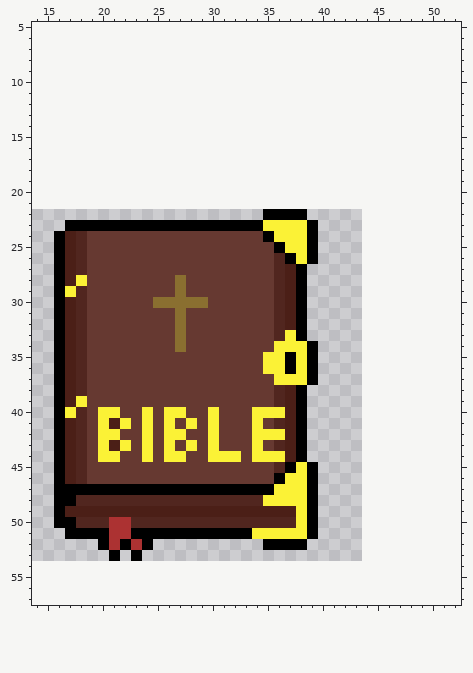
Two versions of one pixel-art file, Assets/Sprite/Objects/Bible.aseprite. This is how it looked before the edit.
32x32 pixels, 1 frame. Shown: x 14..52, y 5..57. The old version is drawn lined up with the new one, on the new canvas.
After the commit:
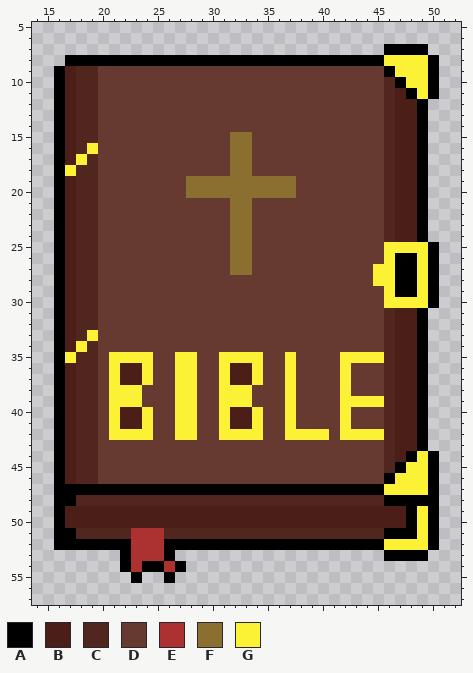
Palette (. is transparent): A #000000  B #4b1f17  C #51261f  D #663931  E #ac3232  F #8a6f30  G #fbf236
Changes in this commit:
canvas 32x32 -> 64x64, the old top-left corner now at 12,22
Changed rows in their new state; - is an unchanged pixel.
first column x 16:
 7 ------------------------------AAAA-
 8 -AAAAAAAAAAAAAAAAAAAAAAAAAAAAAGGGGA
 9 ABCCDDDDDDDDDDDDDDDDDDDDDDDDDDAGGGA
10 ABCCDDDDDDDDDDDDDDDDDDDDDDDDDDCAGGA
11 ABCCDDDDDDDDDDDDDDDDDDDDDDDDDDCBAGA
12 ABCCDDDDDDDDDDDDDDDDDDDDDDDDDDCBBA-
13 ABCCDDDDDDDDDDDDDDDDDDDDDDDDDDCBBA-
14 ABCCDDDDDDDDDDDDDDDDDDDDDDDDDDCBBA-
15 ABCCDDDDDDDDDDDDFFDDDDDDDDDDDDCBBA-
16 ABCGDDDDDDDDDDDDFFDDDDDDDDDDDDCBBA-
17 ABGCDDDDDDDDDDDDFFDDDDDDDDDDDDCBBA-
18 AGCCDDDDDDDDDDDDFFDDDDDDDDDDDDCBBA-
19 ABCCDDDDDDDDFFFFFFFFFFDDDDDDDDCBBA-
20 ABCCDDDDDDDDFFFFFFFFFFDDDDDDDDCBBA-
21 ABCCDDDDDDDDDDDDFFDDDDDDDDDDDDCBBA-
22 ABCCDDDDDDDDDDDDFFDDDDDDDDDDDDCBBA-
23 ABCCDDDDDDDDDDDDFFDDDDDDDDDDDDCBBA-
24 ---C------------FF-DDDDDDDDDDDCBBA-
25 ---C------------FF--DDDDDDDDDDGGGGA
26 ---C------------FF--DDDDDDDDDDGAAGA
27 ---C------------FF--DDDDDDDDDGGAAGA
28 --CC-------D--------DDDDDDDDDGGAAGA
29 -B-C-------D--------DDDDDDDDDDGAAGA
30 ---C-----DDDDD------DDDDDDDDDDGGGGA
31 ---C-------D--------DDDDDDDDDDCBBA-
32 ---C-------D--------DDDDDDDDDDCBBA-
33 ---G-------D--------DDDDDDDDDDCBBA-
34 --GC-------D--------DDDDDDDDDDCBBA-
35 -G-C-GGGG--GG--GGGGDDGDDDDGGGGCBBA-
36 ---C-GBBG--GG--GBBGDDGDDDDGDDDCBBA-
37 ---C-GBBG--GG--GBBG-D-DDDDGDDDCBBA-
38 ---C-GGG---GG--GGG--DGDDDDGDDDCBBA-
39 --CC-GGG---GG--GGG--DGDDDDGGGGCBBA-
40 -B-CD-BB--D-G-DGBB-DDGDDDDGDDDCBBA-
41 ---CDGBB--DG--DGBB--DGDDDDGDDDCBBA-
42 ---CD-GG--D-G-DGGG-DDGGGGDGGGGCBBA-
43 ---CDDD-D-D-D-D---D-DDDDDDDDDDCBBA-
44 ---CDD--D-DD--DDD-DDDDDDDDDDDDCBAGA
45 ---C----------------DDDDDDDDDDCAGGA
46 ---C----------------DDDDDDDDDDAGGGA
47 --------------------AAA-AAAAAAGGGGA
48 -------------------CCCCCCCCCCCAAAAA
49 ----------------------BBBBBBBBBBAGA
50 -BBBBBBBBBBBBBBBBBBBBBBBBBBBBBBBAGA
51 A-CCCCCEEECCCCCCCCCCCCCCCCCCCCAAAGA
52 AAAA-A--EEAAAAAAAAA----AAAAAAAGGGGA
53 -----.AEEEA-------------------AAAA-
54 ------AEAAEA-----------------------
55 -------A--A------------------------
Boxes around the changes in both pictures, in picture pixels (x1, y1, x2, y2):
changed: (54, 44, 439, 583)
